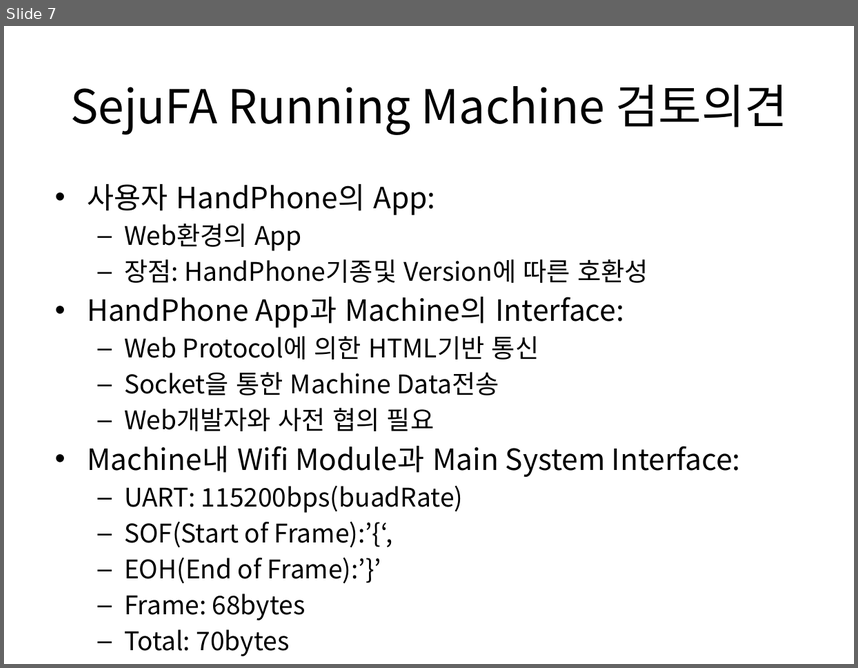
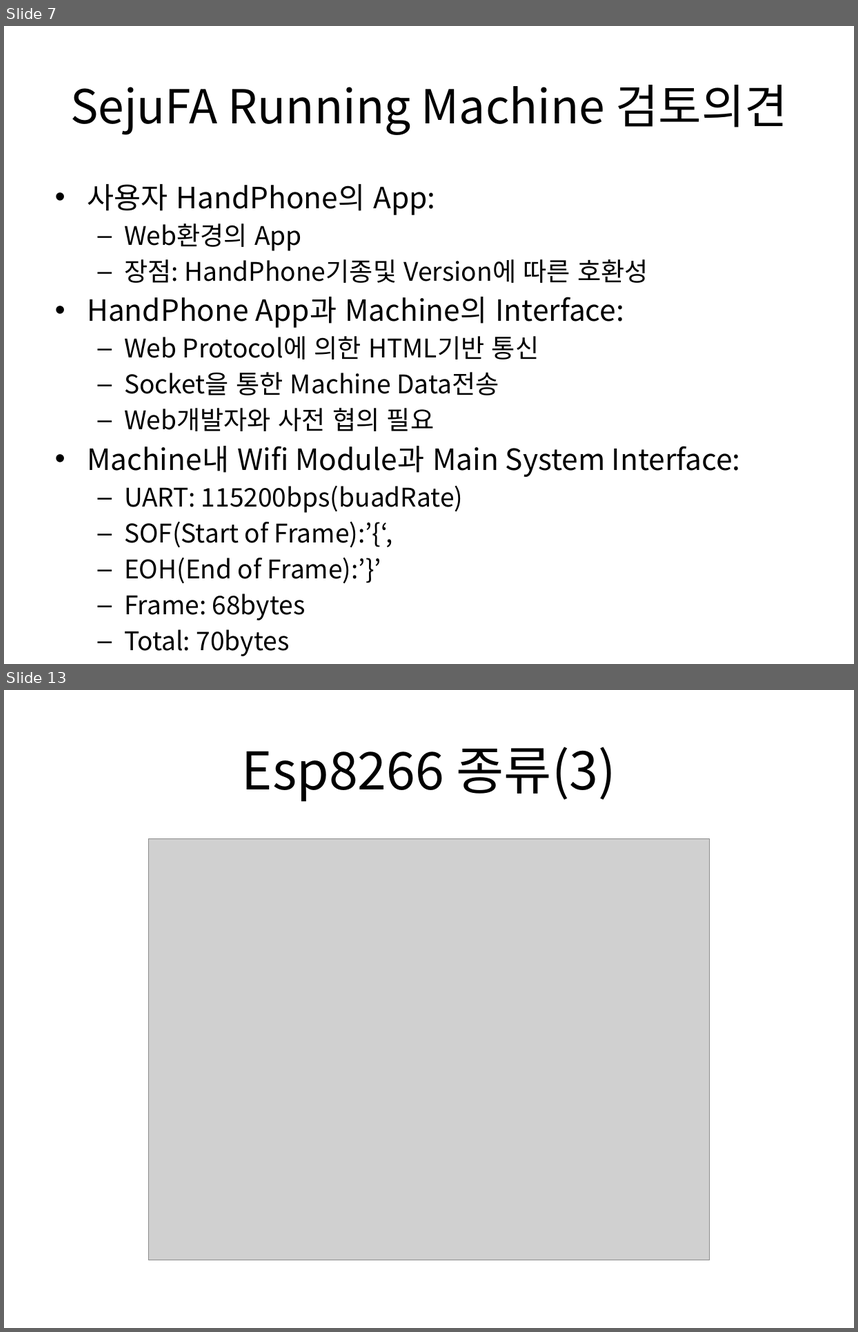
Before and after one commit to ihong9059/esp8266, a slide deck: 세주Project/세주FA.pptx. Shown one above the other, each under a label of ours: slide 7 before the commit, slides 7 and 13 after it; the slides between them are not shown. The pictures are 858x668 and 858x1332 pixels, drawn with LibreOffice and Linux fonts; fonts in the diff are those of the drawing; grey boxes stand for pictures. Boxes give left, top, right and bottom in pixels: in the first picture for what was removed or moved away, otherwise in the second. Text is boxed around its words. In the diff, an @@ line names an element or a change of style, - is before the commit and + after.

```diff
--- a/세주Project/세주FA.pptx
+++ b/세주Project/세주FA.pptx
@@ slide 13 added at (4,690,854,1328), background #FFFFFF @@
@@ title added at (242,747,616,802), 44 pt, text #000000 @@
+Esp8266 종류(3)
@@ picture added at (148,839,710,1259) @@
```
Also in this commit, not shown: 6 other slides added, 15 other files.
